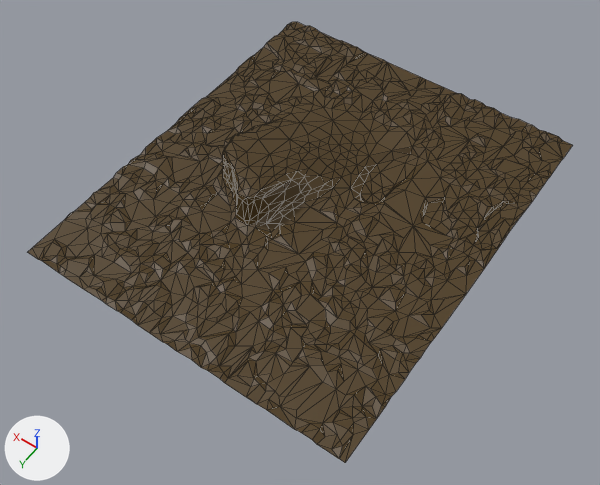
What one commit did to the FBX model Assets/FBX/Biomes/Bioma3.fbx.
One viewpoint serves both versions: a 50 mm lens placed at (-259.0, 206.0, 528.0), pointed at (-10.0, -142.0, -20.0). The axes (+X, +Y, +Z) are drawn at lower left. The lights are the same throughout. Mesh edges are drawn as thin lines. Where no turn or scale is listed for an object, it has been applied to the vertices.

Script lines for the objects in view, before the commit:
```python
me_landscape_002 = bpy.data.meshes.new('Landscape.002')
me_landscape_002.from_pydata(...)  # 1467 vertices, 2554 faces; spans x -153.0..153.0, y -184.0..184.0, z -8.0..34.0
me_landscape_002.materials.append(mat_material_010)  # brown #4c3914
ob_zone3 = bpy.data.objects.new('Zone3', me_landscape_002)
ob_zone3.location = (2.1, -180.4, -3.8)
```
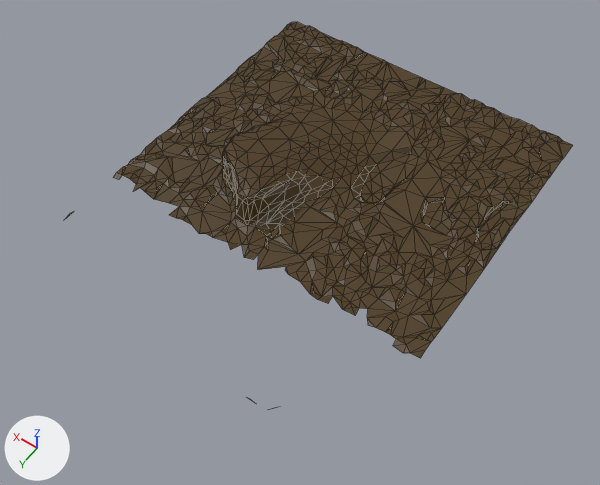
What differs and where, as boxes [x1, y1, x2, y2] in the pictures (600 x 485 px):
'Zone3', reshaped (7% narrower, 12% shorter): before [28, 22, 573, 463]; after [66, 22, 573, 409]
part 1 of me_landscape_002, deleted (brown): before [28, 175, 420, 463]

Patch to the scene script:
```diff
--- a/Assets/FBX/Biomes/Bioma3.fbx.py
+++ b/Assets/FBX/Biomes/Bioma3.fbx.py
@@ me_landscape_002 @@
 # used by ob_zone3; location = (2.1, -180.4, -3.8)
-me_landscape_002.from_pydata(...)  # 1467 vertices, 2554 faces; spans x -153.0..153.0, y -184.0..184.0, z -8.0..34.0
+me_landscape_002.from_pydata(...)  # 1069 vertices, 1828 faces; spans x -153.0..153.0, y -184.0..184.0, z -8.0..34.0
+# me_landscape_002 part 1: 398 vertices removed from x -153.0..153.0, y 87.0..184.0, z -1.0..2.0
 me_landscape_002.materials.append(mat_material_010)
```
